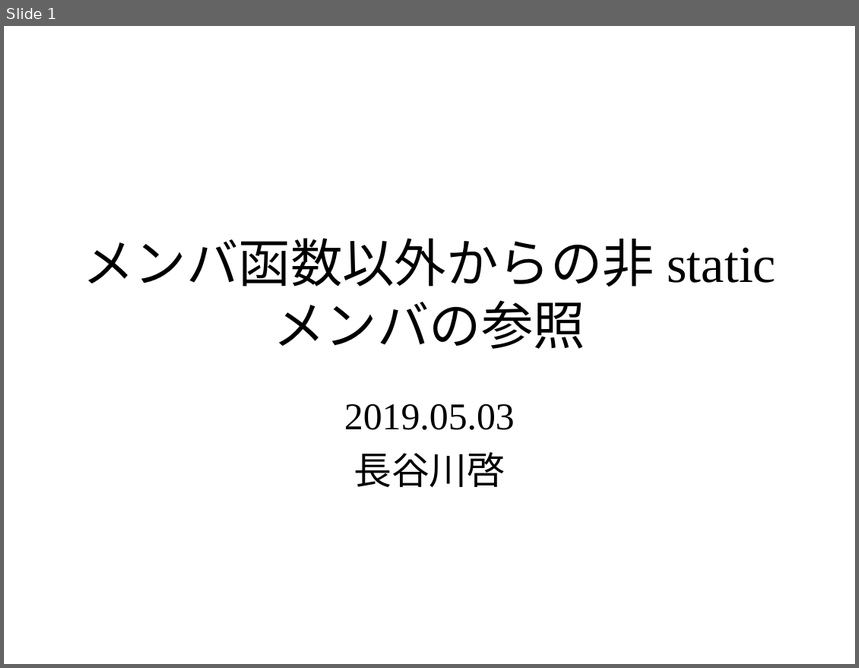
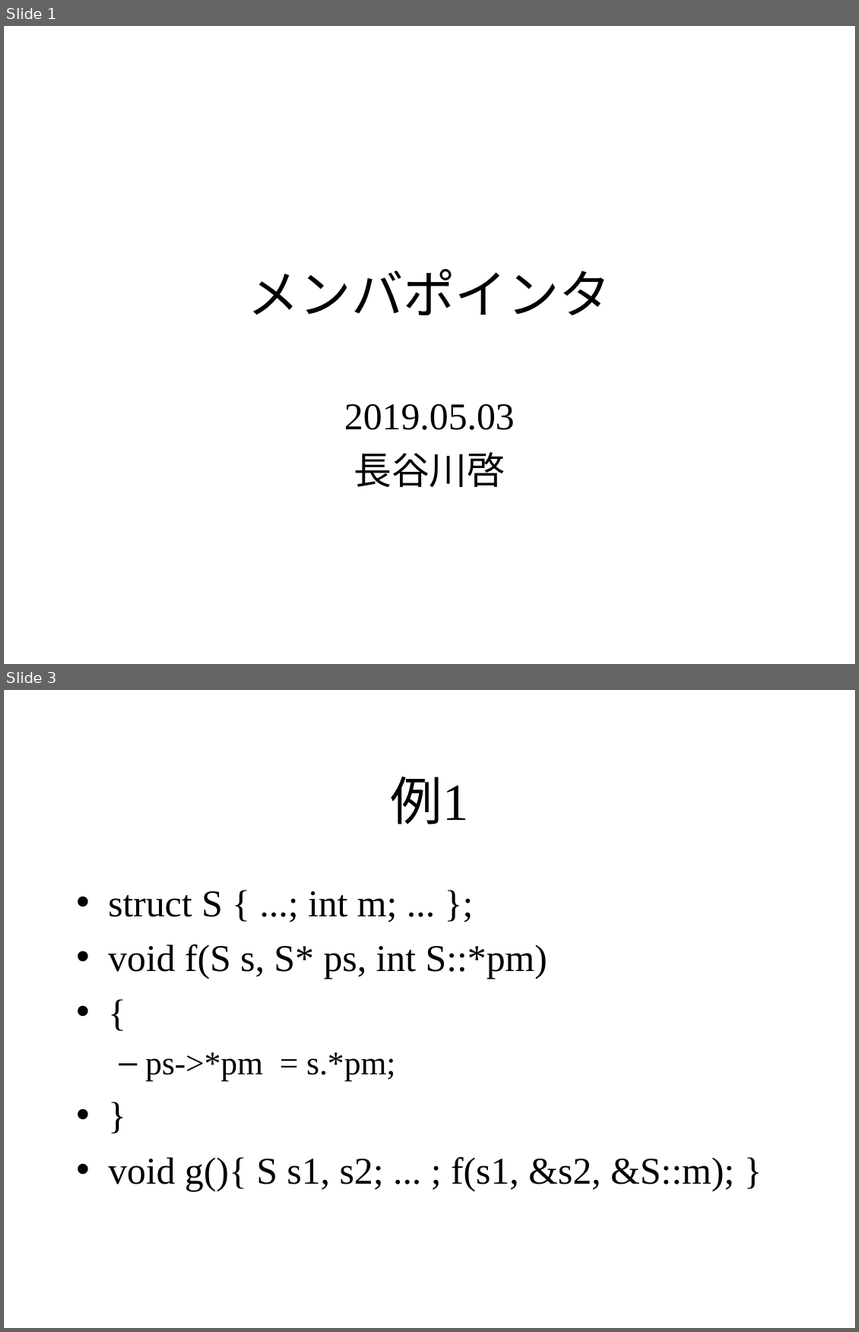
Before and after one commit to KeiHasegawa/cxx_doc, a slide deck: 07_member_pointer.ppt. Shown one above the other, each under a label of ours: slide 1 before the commit, slides 1 and 3 after it; the slides between them are not shown. The pictures are 859x668 and 859x1332 pixels, drawn with LibreOffice and Linux fonts; fonts in the diff are those of the drawing. Boxes give left, top, right and bottom in pixels: in the first picture for what was removed or moved away, otherwise in the second. Text is boxed around its words. In the diff, an @@ line names an element or a change of style, - is before the commit and + after.

```diff
--- a/07_member_pointer.ppt
+++ b/07_member_pointer.ppt
@@ slide 3 added at (x1=4, y1=690, x2=855, y2=1328), background #FFFFFF @@
@@ title added at (x1=391, y1=777, x2=469, y2=825), 44 pt, text #000000 @@
+例1
@@ text added at (x1=108, y1=891, x2=734, y2=1192), 32 pt, text #000000 @@
+• struct S { ...; int m; ... };
+• void f(S s, S* ps, int S::*pm)
+• {
+  – ps->*pm = s.*pm;
+• }
+• void g(){ S s1, s2; ... ; f(s1, &s2, &S::m); }
@@ slide 1 changed as well @@
@@ title at (x1=247, y1=269, x2=611, y2=316): text changed @@
-メンバ函数以外からの非 static メンバの参照
+メンバポインタ
```
Also in this commit, not shown: 1 other slide changed, 3 other slides added, 2 slides removed, 1 other file.
